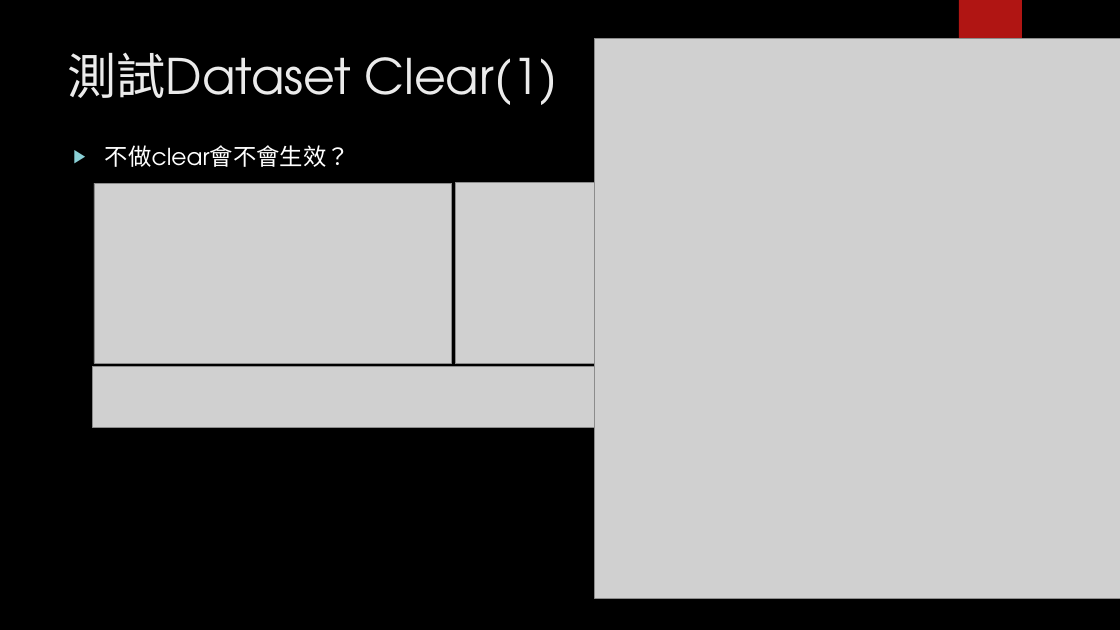
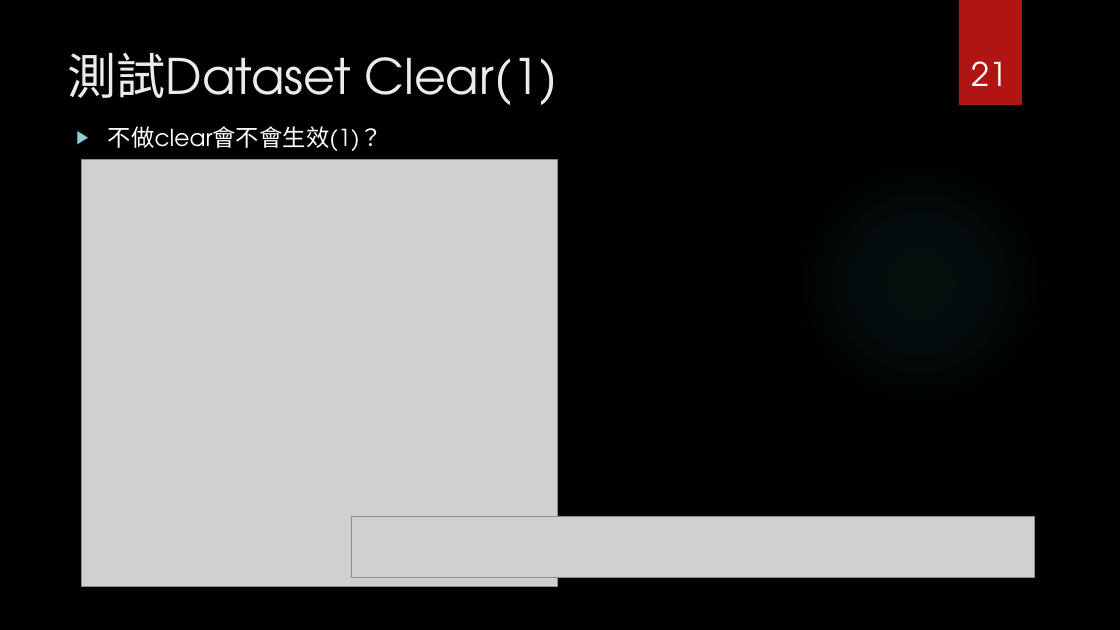
Before and after one commit to Szying/Js_Tools, a slide deck: slide 21 of 補充報告.pptx (slide 24 before the commit). Drawn at 1120x630 pixels with LibreOffice and Linux fonts; fonts in the diff are those of the drawing; grey boxes stand for pictures; background and template pictures are left out. Boxes give left, top, right and bottom in pixels: in the first picture for what was removed or moved away, otherwise in the second. Text is boxed around its words. In the diff, an @@ line names an element or a change of style, - is before the commit and + after.

```diff
--- a/補充報告.pptx
+++ b/補充報告.pptx
@@ page number at (971,61,1007,86): text changed @@
-24
+21
@@ text at (108,126,383,151): text changed @@
-▶ 不做clear會不會生效？
+▶ 不做clear會不會生效(1)？
@@ picture: place and size @@
-picture at (594,39,1120,598)
+picture at (82,160,557,586)
@@ ellipse added at (791,154,1049,413), fill gradient #50B9C1 @@
@@ picture removed at (94,183,452,364) @@
@@ picture removed at (455,183,824,365) @@
@@ picture: place and size @@
-picture at (92,366,776,428)
+picture at (351,517,1035,578)
```
Also in this commit, not shown: 17 other slides changed, 1 slide added, 6 slides removed.
